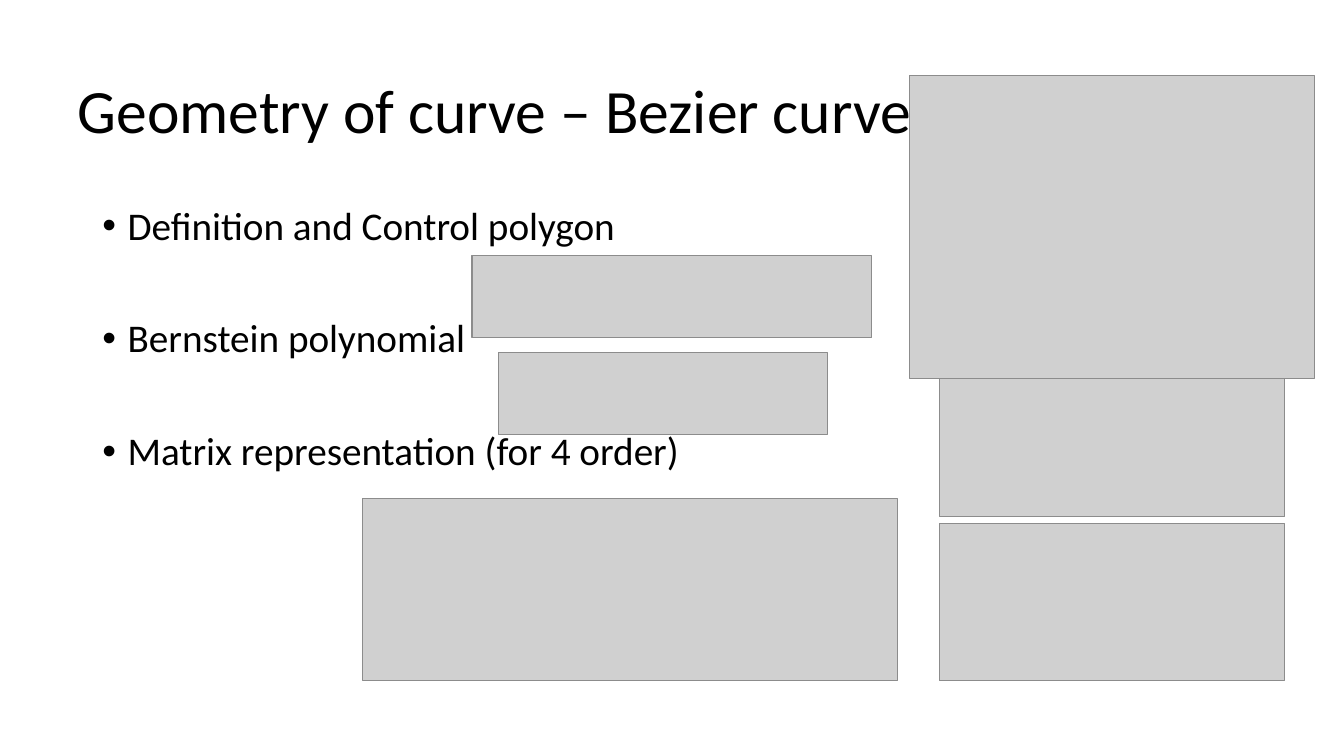
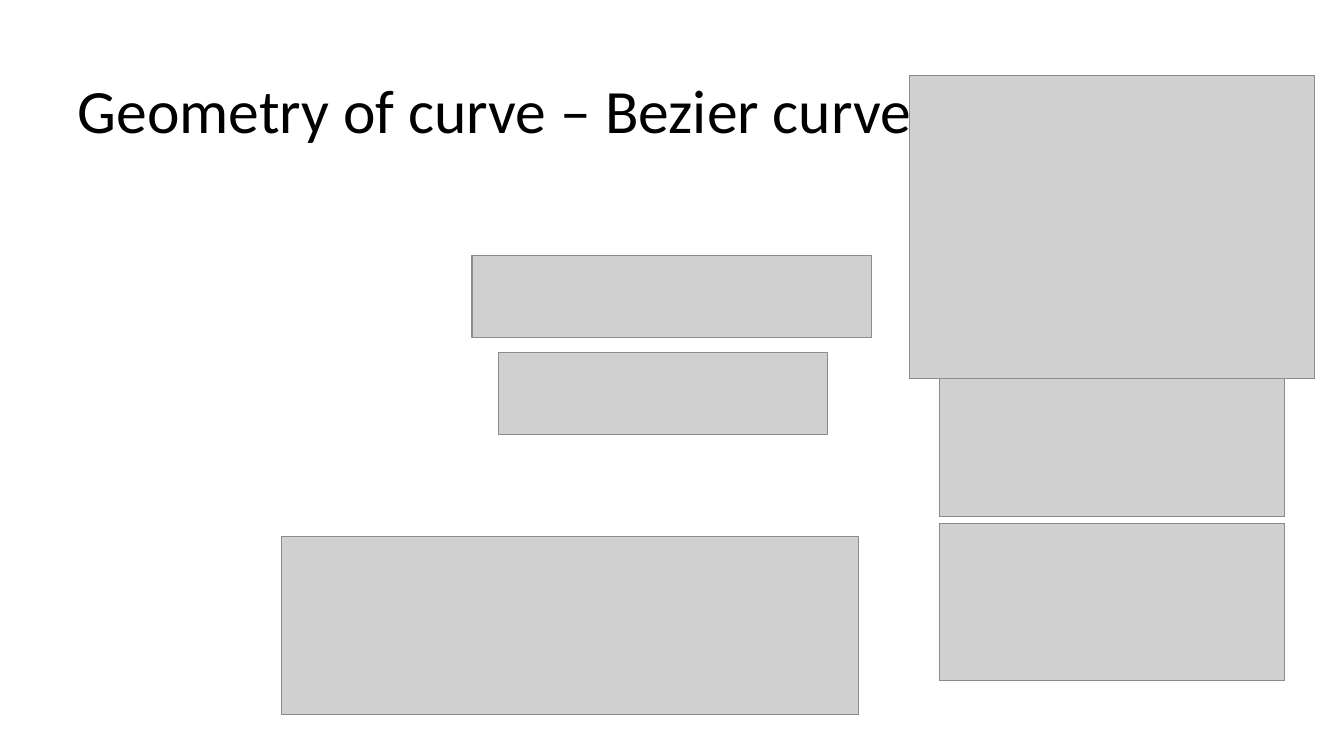
Before and after one commit to Jinny-Ching/cad_cam_course, a slide deck: slide 42 of CAD_CAM.pptx (slide 41 before the commit). Drawn at 1344x756 pixels with LibreOffice and Linux fonts; fonts in the diff are those of the drawing; grey boxes stand for pictures. Boxes give left, top, right and bottom in pixels: in the first picture for what was removed or moved away, otherwise in the second. Text is boxed around its words. In the diff, an @@ line names an element or a change of style, - is before the commit and + after.

```diff
--- a/CAD_CAM.pptx
+++ b/CAD_CAM.pptx
@@ text removed at bbox=[128, 212, 678, 472] @@
-• Definition and Control polygon
-• Bernstein polynomial
-• Matrix representation (for 4 order)
@@ picture: place and size @@
-picture at bbox=[363, 499, 897, 682]
+picture at bbox=[281, 537, 858, 715]
```
Also in this commit, not shown: 7 other slides changed, 4 slides added, 1 slide removed.
